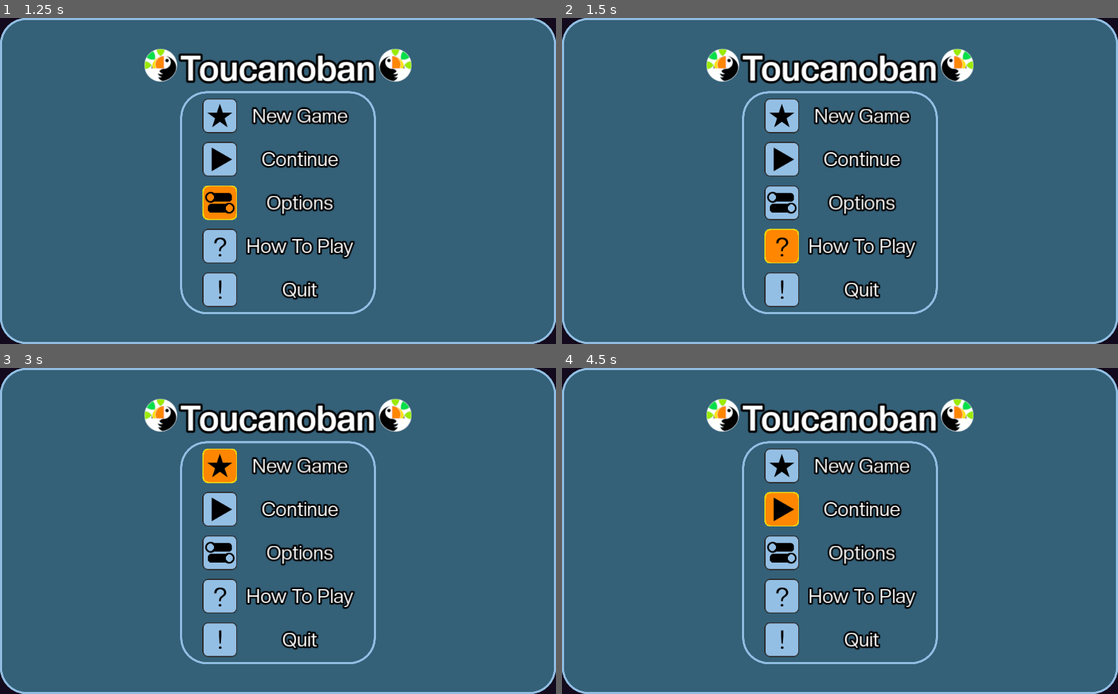
Above: before the commit, frames 1-4 (two rows, left to right).
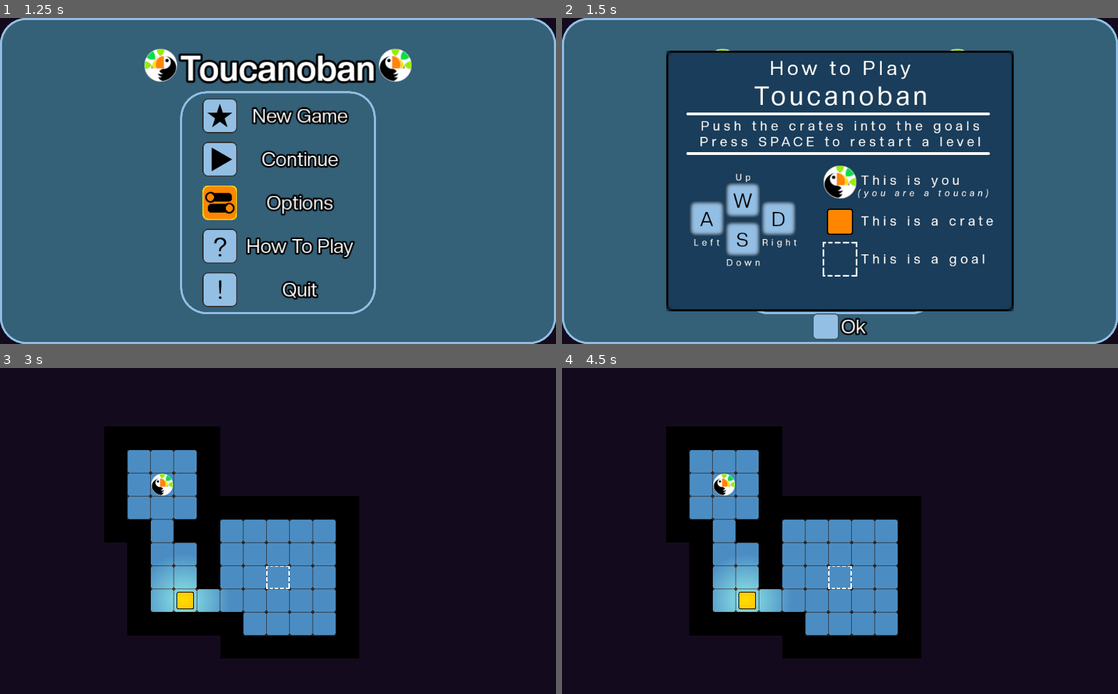
Above: after the commit, the same moments.

Repository: YannBurrett/Toucanoban_Repo
Game: Godot game, scene res://UI/MainScreen.tscn
The game is run twice, just before and just after one commit, with the same random seed, the same clock (stepped at 60 frames per second) and the same inputs.
Inputs (mouse positions are in pixels of both pictures, inside the frame that each line leads up to):
- Up to frame 1 (1.25 s): click (222, 203) at 0.5 s
- Up to frame 2 (1.5 s): click (784, 246) at 1.25 s
- Up to frame 3 (3 s): click (261, 677) at 2.02 s; click (222, 465) at 2.75 s
- Up to frame 4 (4.5 s): click (784, 465) at 3.52 s; click (784, 508) at 4.27 s

Frame 1 is identical in both runs. In frame 2, 49% of the frame differs, in the area x 18-82%, y 10-99%; in frame 3, 98%, in the area x 0-100%, y 0-100%; in frame 4, 98%.

Commit message:
Making the Main Menu Work

Diff:
--- a/Gamestate/Gamestate.gd
+++ b/Gamestate/Gamestate.gd
@@ -6,7 +6,8 @@
 func load_level():
 	var scene
 	if current_level == levels.size():
-		get_tree().quit()
+		get_tree().change_scene("res://UI/MainScreen.tscn")
+		current_level = 0
 	else:
 		scene = levels[current_level]
 		get_tree().change_scene_to(scene)
--- a/Player/Player.gd
+++ b/Player/Player.gd
@@ -14,6 +14,8 @@
 		move(Vector2.DOWN)
 	elif event.is_action_pressed("Left"):
 		move(Vector2.LEFT)
+	elif event.is_action_pressed("Restart"):
+		get_tree().reload_current_scene()
 
 
 func blocked():
--- /dev/null
+++ b/UI/HowToPlay.gd
@@ -0,0 +1,6 @@
+extends Popup
+
+
+
+func _on_Button_pressed():
+	hide()
--- /dev/null
+++ b/UI/HowToPlay.tscn
@@ -0,0 +1,51 @@
+[gd_scene load_steps=3 format=2]
+
+[ext_resource path="res://UI/UI_Textures/HowToPlay.png" type="Texture" id=1]
+[ext_resource path="res://UI/HowToPlay.gd" type="Script" id=2]
+
+[node name="HowToPlay" type="Popup"]
+margin_right = 40.0
+margin_bottom = 40.0
+rect_min_size = Vector2( 648, 480 )
+script = ExtResource( 2 )
+__meta__ = {
+"_edit_use_anchors_": false
+}
+
+[node name="VBoxContainer" type="VBoxContainer" parent="."]
+anchor_right = 1.0
+anchor_bottom = 1.0
+__meta__ = {
+"_edit_use_anchors_": false
+}
+
+[node name="CenterContainer" type="CenterContainer" parent="VBoxContainer"]
+margin_right = 648.0
+margin_bottom = 480.0
+
+[node name="TextureRect" type="TextureRect" parent="VBoxContainer/CenterContainer"]
+margin_left = 4.0
+margin_right = 644.0
+margin_bottom = 480.0
+texture = ExtResource( 1 )
+
+[node name="HBoxContainer" type="HBoxContainer" parent="VBoxContainer"]
+margin_top = 484.0
+margin_right = 648.0
+margin_bottom = 532.0
+alignment = 1
+
+[node name="Button" type="Button" parent="VBoxContainer/HBoxContainer"]
+margin_left = 289.0
+margin_right = 337.0
+margin_bottom = 48.0
+rect_min_size = Vector2( 48, 48 )
+
+[node name="Label" type="Label" parent="VBoxContainer/HBoxContainer"]
+margin_left = 341.0
+margin_top = 17.0
+margin_right = 359.0
+margin_bottom = 31.0
+text = "Ok"
+
+[connection signal="pressed" from="VBoxContainer/HBoxContainer/Button" to="." method="_on_Button_pressed"]
--- /dev/null
+++ b/UI/MainScreen.gd
@@ -0,0 +1,23 @@
+extends Control
+
+
+
+func _on_ButtonNewGame_pressed():
+	Gamestate.current_level = 0
+	Gamestate.load_level()
+
+
+func _on_ButtonContinue_pressed():
+	Gamestate.load_level()
+
+
+func _on_ButtonOptions_pressed():
+	pass # Replace with function body.
+
+
+func _on_ButtonHowToPlay_pressed():
+	$HowToPlay.popup_centered()
+
+
+func _on_ButtonQuit_pressed():
+	get_tree().quit()
--- a/UI/MainScreen.tscn
+++ b/UI/MainScreen.tscn
@@ -8,6 +8,8 @@
 [ext_resource path="res://UI/UI_Textures/Quit.png" type="Texture" id=6]
 [ext_resource path="res://UI/UI_Textures/Play.png" type="Texture" id=7]
 [ext_resource path="res://UI/UI_Textures/HowTo.png" type="Texture" id=8]
+[ext_resource path="res://UI/MainScreen.gd" type="Script" id=9]
+[ext_resource path="res://UI/HowToPlay.tscn" type="PackedScene" id=10]
 
 [sub_resource type="DynamicFont" id=1]
 size = 64
@@ -21,6 +23,7 @@
 anchor_right = 1.0
 anchor_bottom = 1.0
 theme = ExtResource( 1 )
+script = ExtResource( 9 )
 __meta__ = {
 "_edit_use_anchors_": false
 }
@@ -166,3 +169,11 @@
 margin_bottom = 374.0
 text = "Quit"
 align = 1
+
+[node name="HowToPlay" parent="." instance=ExtResource( 10 )]
+
+[connection signal="pressed" from="VBoxContainer/CenterContainer/PanelContainer/CenterContainer/GridContainer/ButtonNewGame" to="." method="_on_ButtonNewGame_pressed"]
+[connection signal="pressed" from="VBoxContainer/CenterContainer/PanelContainer/CenterContainer/GridContainer/ButtonContinue" to="." method="_on_ButtonContinue_pressed"]
+[connection signal="pressed" from="VBoxContainer/CenterContainer/PanelContainer/CenterContainer/GridContainer/ButtonOptions" to="." method="_on_ButtonOptions_pressed"]
+[connection signal="pressed" from="VBoxContainer/CenterContainer/PanelContainer/CenterContainer/GridContainer/ButtonHowToPlay" to="." method="_on_ButtonHowToPlay_pressed"]
+[connection signal="pressed" from="VBoxContainer/CenterContainer/PanelContainer/CenterContainer/GridContainer/ButtonQuit" to="." method="_on_ButtonQuit_pressed"]
--- a/project.godot
+++ b/project.godot
@@ -49,6 +49,11 @@
 , Object(InputEventKey,"resource_local_to_scene":false,"resource_name":"","device":0,"alt":false,"shift":false,"control":false,"meta":false,"command":false,"pressed":false,"scancode":16777231,"physical_scancode":0,"unicode":0,"echo":false,"script":null)
  ]
 }
+Restart={
+"deadzone": 0.5,
+"events": [ Object(InputEventKey,"resource_local_to_scene":false,"resource_name":"","device":0,"alt":false,"shift":false,"control":false,"meta":false,"command":false,"pressed":false,"scancode":32,"physical_scancode":0,"unicode":0,"echo":false,"script":null)
+ ]
+}
 
 [layer_names]
 
Not shown: 1 places in UI/MainScreen.tscn that only renumber resources
